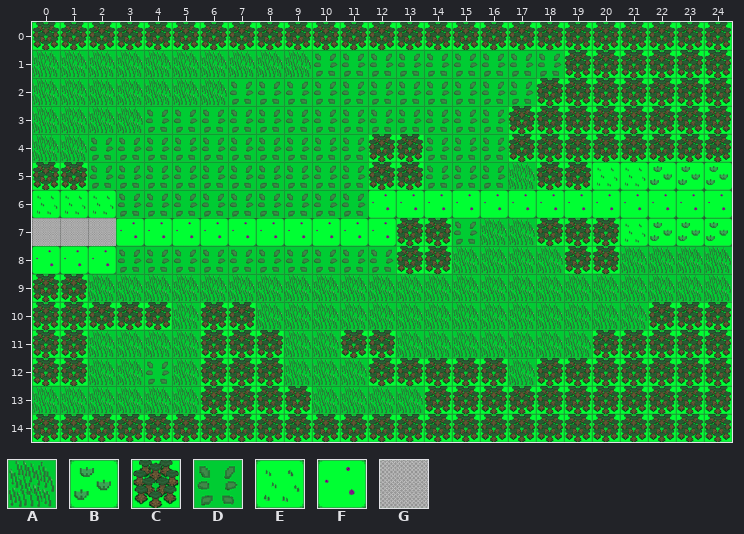
An edit to a level. Tiled map, public/data/first_demo/first_demo2_0.tmx. The picture above is the old version.
Cells are 64x64 px. Shown: x 0..24, y 0..14.
Key: from "tiles": A 11 "SPRITE_FOREST", B 12 "SPRITE_STANDARD", C 15 "SPRITE_DEFAULT", D 21 "SPRITE_FOREST", E 22 "SPRITE_STANDARD", F 32 "SPRITE_STANDARD", G 42 "SPRITE_STANDARD".
_ is an empty cell.
Layers that did not change in this view are not listed.
Layer "tiles" before, first column x 0:
 0 CCCCCCCCCCCCCCCCCCCCCCCCC
 1 AAAAAAAAAADDDDDDDDDCCCCCC
 2 AAAAAAADDDDDDDDDDDCCCCCCC
 3 AAAADDDDDDDDDDDDDCCCCCCCC
 4 AADDDDDDDDDDCCDDDCCCCCCCC
 5 CCDDDDDDDDDDCCDDDACCEEBBB
 6 EEEDDDDDDDDDFFFFFFFFFFFFF
 7 GGGFFFFFFFFFFCCDAACCCEBBB
 8 FFFDDDDDDDDDDCCAAAACCAAAA
 9 CCAAAAAAAAAAAAAAAAAAAAAAA
10 CCCCCACCAAAAAAAAAAAAAACCC
11 CCAAAACCCAACCAAAAAAACCCCC
12 CCAADACCCAAACCCCCACCCCCCC
13 AAAAAACCCCAAAACCCCCCCCCCC
14 CCCCCCCCCCCCCCCCCCCCCCCCC
Now the later version:
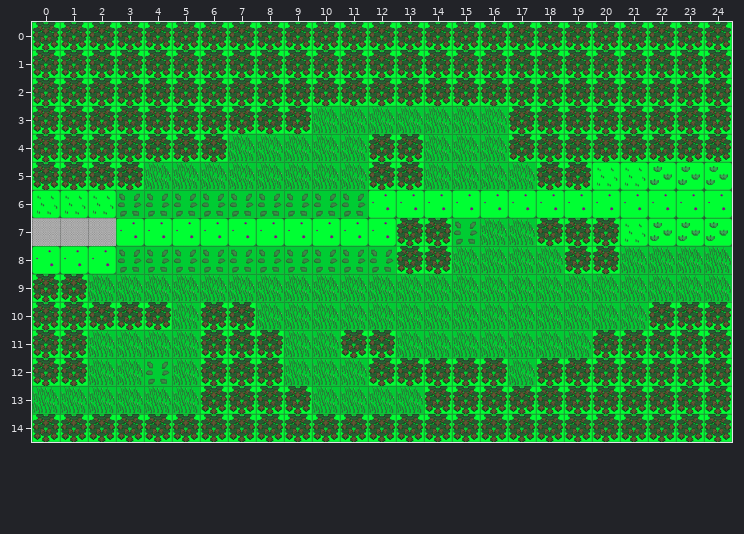
The exact change:
Changed rows in their new state; . is an unchanged cell.
Layer "tiles":
first column x 0:
 1 CCCCCCCCCCCCCCCCCCC
 2 CCCCCCCCCCCCCCCCCC.
 3 CCCCCCCCCCAAAAAAA..
 4 CCCCCCCAAAAA..AAA..
 5 ..CCAAAAAAAA..AAA..
